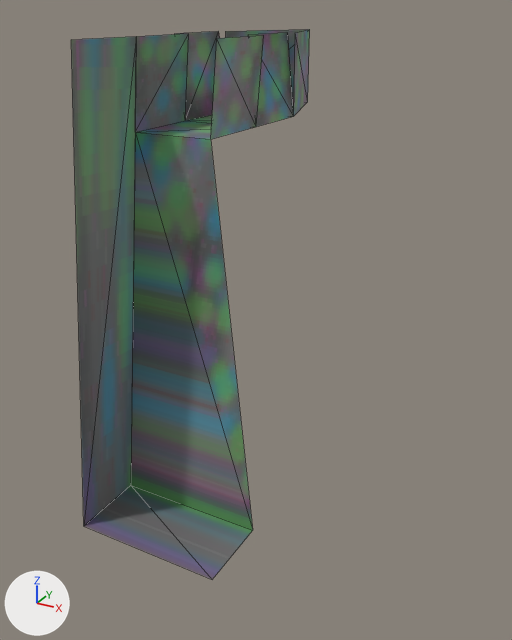
One commit to the glTF model wierd_geometry_land.glb: the scene before it, then after it.
Rendered twice from a 50 mm lens placed at (46.2, -70.0, 12.7), pointed at (4.9, 5.1, -24.8). Lighting does not change. The marker at lower left points along +X, +Y and +Z. Mesh edges are drawn as thin lines. Vertices at the same position are counted once.
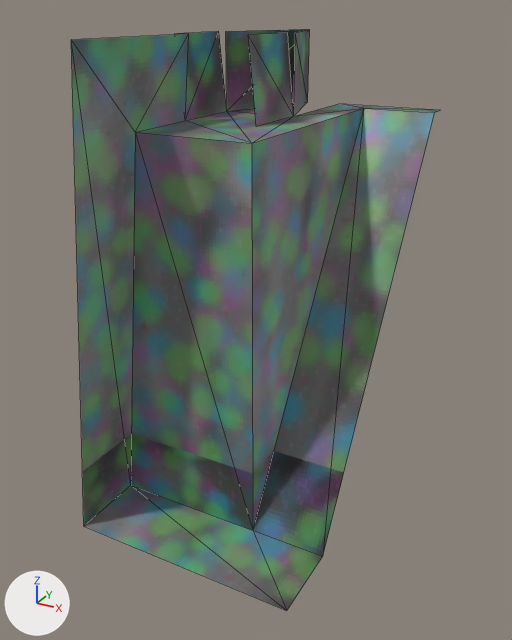
What differs and where, as boxes [x1, y1, x2, y2] in the pictures (512 x 640 px; the box of a moved part takes in the faces that stretch with it):
'Plane', reshaped (55% wider)
    before: [71, 29, 310, 579]
    after: [71, 29, 441, 611]
part 1 of me_plane, moved or reshaped
    before: [71, 34, 264, 579]
    after: [71, 34, 441, 611]
part 2 of me_plane, surface changed
    both: [131, 29, 310, 530]

Edits to the bpy script that builds the scene:
```text
Change me_plane:
    used by ob_plane; location = (0.0, 0.0, 0.0)
    remove me_plane.from_pydata(...)  # 23 vertices, 23 faces; spans x -10.0..10.0, y -15.0..30.0, z -50.0..10.0
    add me_plane.from_pydata(...)  # 25 vertices, 28 faces; spans x -10.0..20.0, y -15.0..30.0, z -50.0..10.0
    me_plane part 1
    5 vertices are removed from x -4.0..10.0, y -15.0..5.0, z -50.0..10.0
    12 faces are deleted
    7 vertices are added at x 5.0..20.0, y -15.0..30.0, z -50.0..0.0
    17 new faces join them
    me_plane part 2: 11 kept faces spanning x -10.0..10.0, y -5.0..30.0, z -50.0..10.0 get new texture (UV) coordinates
```
